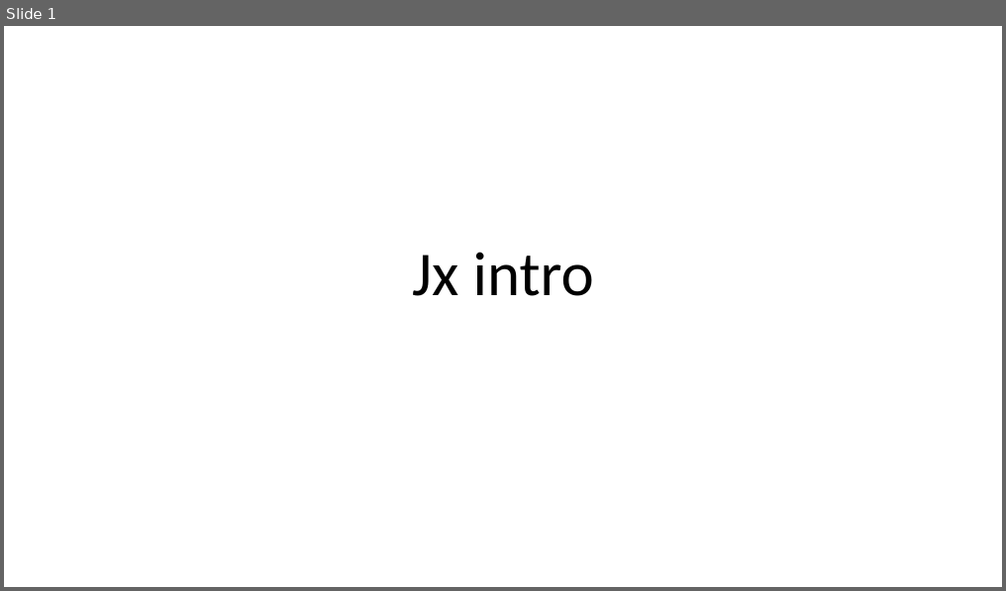
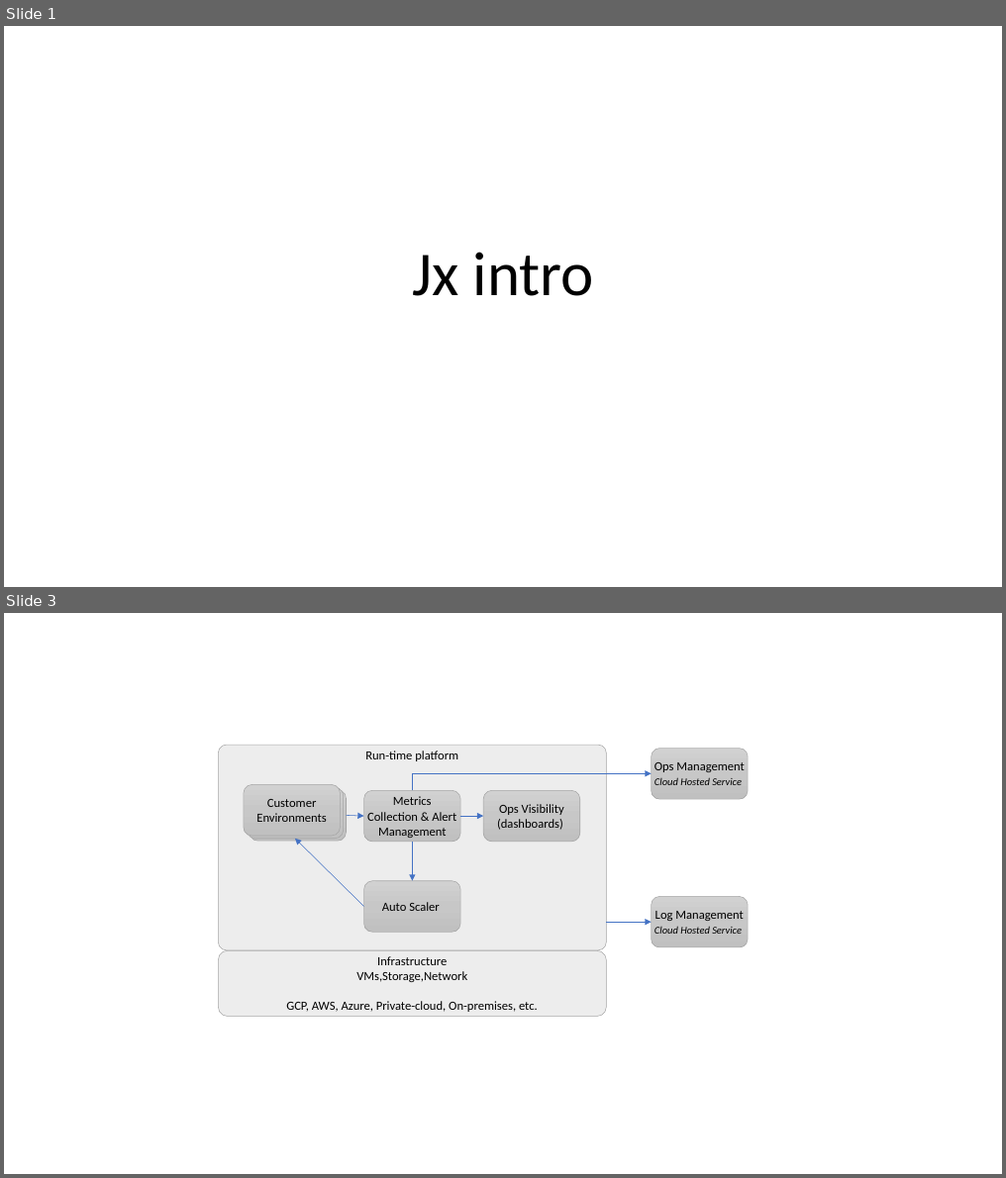
Before and after one commit to tonygilkerson/OpsDoc, a slide deck: docs/decks/jx-intro/jx-into.pptx. Shown one above the other, each under a label of ours: slide 1 before the commit, slides 1 and 3 after it; the slides between them are not shown. The pictures are 1006x591 and 1006x1178 pixels, drawn with LibreOffice and Linux fonts; fonts in the diff are those of the drawing. Boxes give left, top, right and bottom in pixels: in the first picture for what was removed or moved away, otherwise in the second. Text is boxed around its words. In the diff, an @@ line names an element or a change of style, - is before the commit and + after.

```diff
--- a/docs/decks/jx-intro/jx-into.pptx
+++ b/docs/decks/jx-intro/jx-into.pptx
@@ slide 3 added at <box>4,613,1002,1174</box>, background #FFFFFF @@
@@ rounded rectangle added at <box>218,745,606,951</box>, fill #EDEDED, outline #A5A5A5 0.5 pt, 12 pt, text #000000 @@
+Run-time platform
@@ rounded rectangle added at <box>651,749,748,799</box>, fill gradient #D2D2D2 to #C8C8C8 to #C0C0C0, outline #A5A5A5 0.5 pt, 10 pt, text #000000, italic @@
+Ops Management
+Cloud Hosted Service
@@ rounded rectangle added at <box>244,784,341,836</box>, fill gradient #D2D2D2 to #C8C8C8 to #C0C0C0, outline #A5A5A5 0.5 pt, 12 pt, text #000000 @@
+Customer Environments
@@ rounded rectangle added at <box>247,787,344,839</box>, fill gradient #D2D2D2 to #C8C8C8 to #C0C0C0, outline #A5A5A5 0.5 pt, 12 pt, text #000000 @@
+Customer Environments
@@ rounded rectangle added at <box>250,789,347,841</box>, fill gradient #D2D2D2 to #C8C8C8 to #C0C0C0, outline #A5A5A5 0.5 pt, 12 pt, text #000000 @@
+Customer Environments
@@ rounded rectangle added at <box>364,790,460,842</box>, fill gradient #D2D2D2 to #C8C8C8 to #C0C0C0, outline #A5A5A5 0.5 pt, 12 pt, text #000000 @@
+Metrics Collection & Alert Management
@@ elbow arrow added from (412, 790) to (651, 774), #4472C4 0.5 pt @@
@@ rounded rectangle added at <box>484,790,580,842</box>, fill gradient #D2D2D2 to #C8C8C8 to #C0C0C0, outline #A5A5A5 0.5 pt, 12 pt, text #000000 @@
+Ops Visibility
+(dashboards)
@@ arrow added from (347, 815) to (364, 816), #4472C4 0.5 pt @@
@@ arrow added from (460, 816) to (484, 816), #4472C4 0.5 pt @@
@@ arrow added from (364, 906) to (295, 839), #4472C4 0.5 pt @@
@@ arrow added from (412, 842) to (412, 881), #4472C4 0.5 pt @@
@@ rounded rectangle added at <box>364,881,460,932</box>, fill gradient #D2D2D2 to #C8C8C8 to #C0C0C0, outline #A5A5A5 0.5 pt, 12 pt, text #000000 @@
+Auto Scaler
@@ rounded rectangle added at <box>651,897,748,948</box>, fill gradient #D2D2D2 to #C8C8C8 to #C0C0C0, outline #A5A5A5 0.5 pt, 10 pt, text #000000, italic @@
+Log Management
+Cloud Hosted Service
@@ arrow added from (607, 922) to (651, 922), #4472C4 0.5 pt @@
@@ rounded rectangle added at <box>218,952,606,1017</box>, fill #EDEDED, outline #A5A5A5 0.5 pt, 12 pt, text #000000 @@
+Infrastructure
+VMs,Storage,Network
+GCP, AWS, Azure, Private-cloud, On-premises, etc.
```
Also in this commit, not shown: 3 other slides added, 9 other files.
